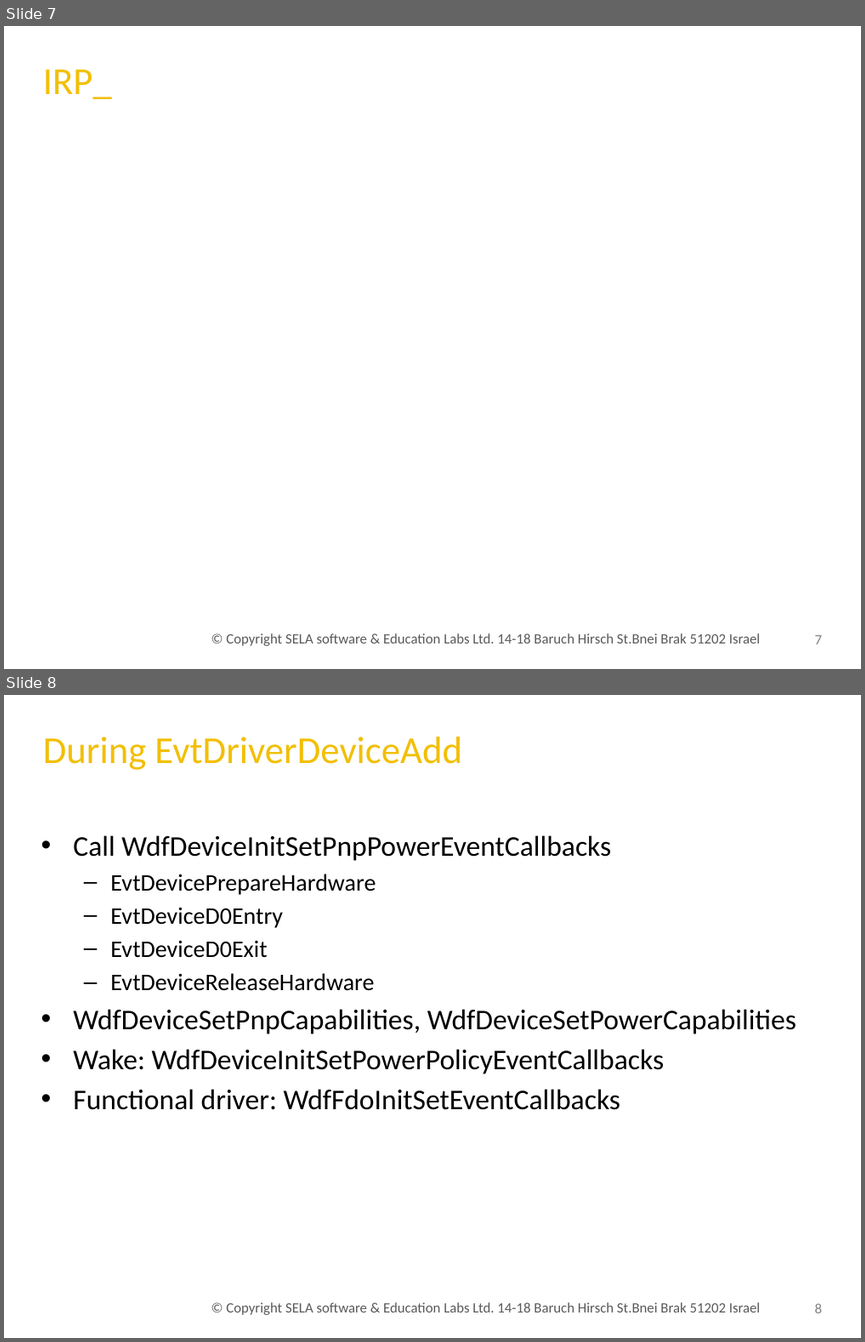
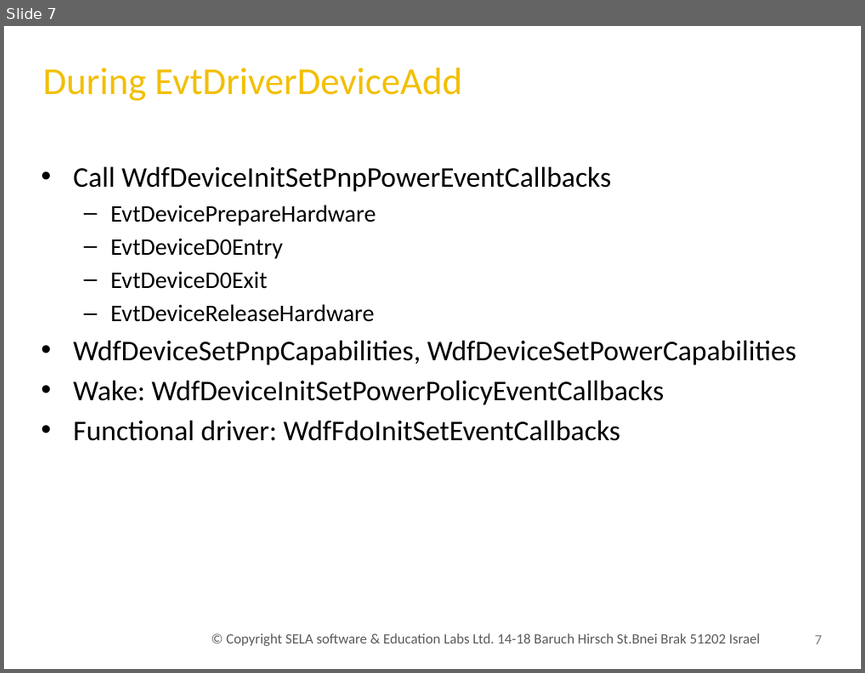
Before and after one commit to uri247/Projects, a slide deck: pmgmt/Pow040.Kmdf.pptx. Shown one above the other, each under a label of ours: slides 7 and 8 before the commit, slide 7 after it. The pictures are 865x1342 and 865x673 pixels, drawn with LibreOffice and Linux fonts; fonts in the diff are those of the drawing; background and template pictures are left out. Boxes give left, top, right and bottom in pixels: in the first picture for what was removed or moved away, otherwise in the second. Text is boxed around its words. In the diff, an @@ line names an element or a change of style, - is before the commit and + after.

```diff
--- a/pmgmt/Pow040.Kmdf.pptx
+++ b/pmgmt/Pow040.Kmdf.pptx
@@ slide 7 removed at [4, 26, 861, 669], background picture (left out) @@
@@ title removed at [43, 69, 112, 99] @@
-IRP_
@@ text removed at [226, 633, 760, 646] @@
-© Copyright SELA software & Education Labs Ltd. 14-18 Baruch Hirsch St.Bnei Brak 51202 Israel
@@ page number removed at [815, 635, 822, 644] @@
-7
@@ what was slide 8 is now slide 7 @@
@@ page number at [815, 635, 822, 644]: text changed @@
-8
+7
```
Also in this commit, not shown: 5 slides added, 1 other file.
